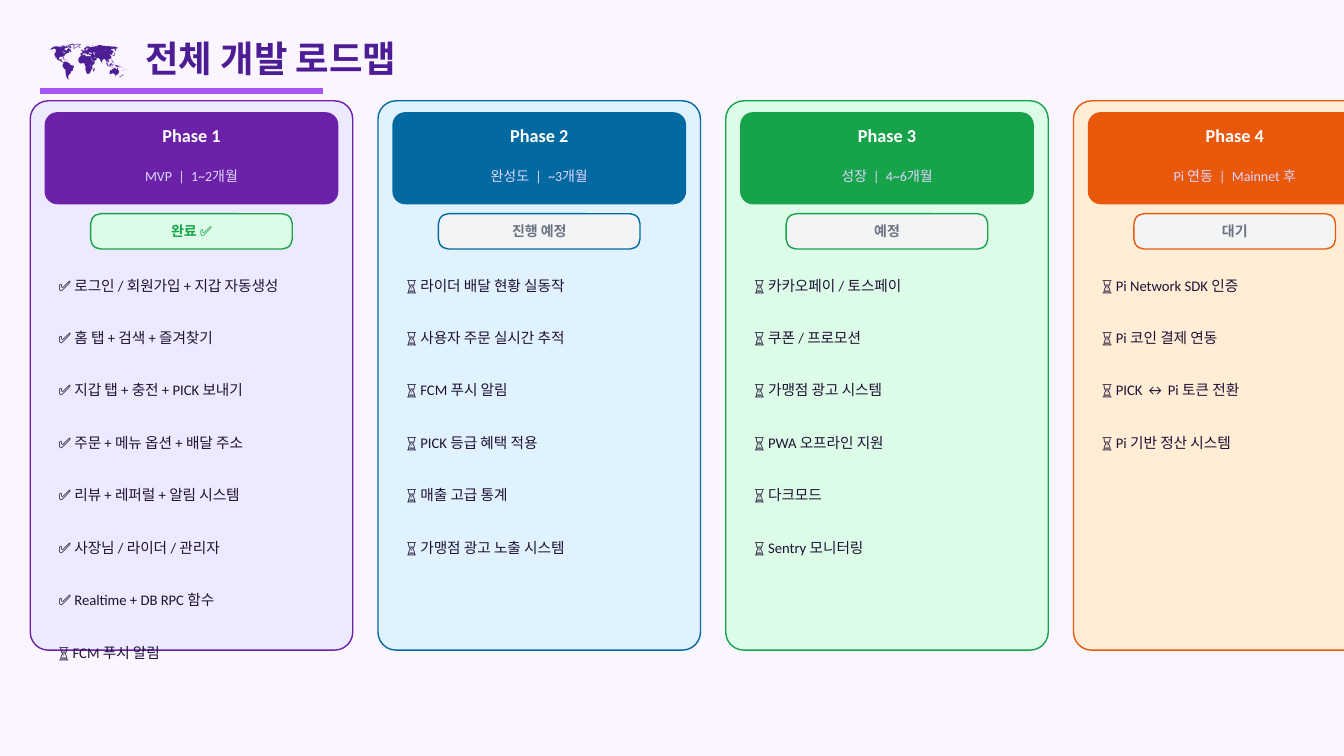
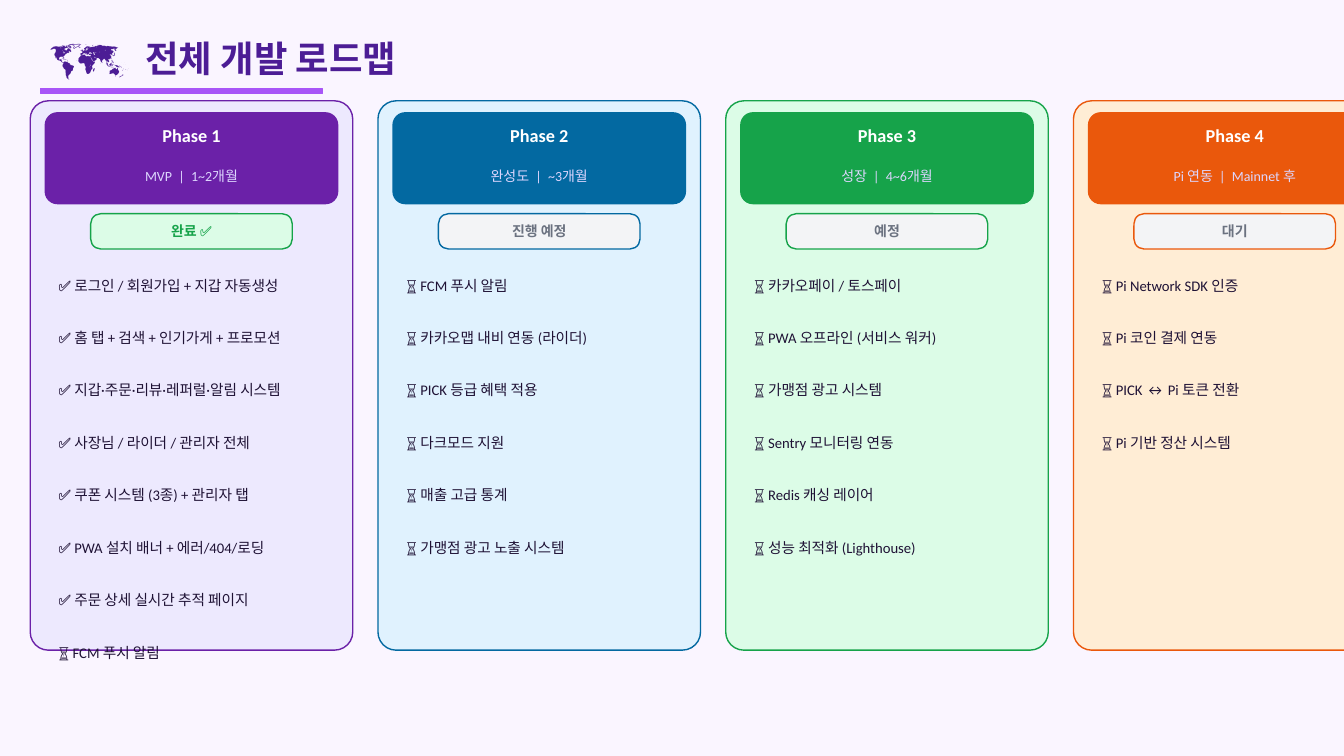
Before and after one commit to skbmh82/PICK-PICK-delivery, a slide deck: slide 10 of PICKPICK_프로젝트현황.pptx (slide 9 before the commit). Drawn at 1344x756 pixels with LibreOffice and Linux fonts; fonts in the diff are those of the drawing. Boxes give left, top, right and bottom in pixels: in the first picture for what was removed or moved away, otherwise in the second. Text is boxed around its words. In the diff, an @@ line names an element or a change of style, - is before the commit and + after.

```diff
--- a/PICKPICK_프로젝트현황.pptx
+++ b/PICKPICK_프로젝트현황.pptx
@@ text "⏳ FCM 푸시 알림": place and size @@
-text "⏳ FCM 푸시 알림" at (420,383,508,396)
+text "⏳ FCM 푸시 알림" at (420,279,508,292)
@@ text removed at (420,279,564,292) @@
-⏳ 라이더 배달 현황 실동작
@@ text at (74,330,281,344): text changed @@
-✅ 홈 탭 + 검색 + 즐겨찾기
+✅ 홈 탭 + 검색 + 인기가게 + 프로모션
@@ text at (420,331,587,345): text changed @@
-⏳ 사용자 주문 실시간 추적
+⏳ 카카오맵 내비 연동 (라이더)
@@ text at (768,331,936,345): text changed @@
-⏳ 쿠폰 / 프로모션
+⏳ PWA 오프라인 (서비스 워커)
@@ text at (74,383,280,396): text changed @@
-✅ 지갑 탭 + 충전 + PICK 보내기
+✅ 지갑·주문·리뷰·레퍼럴·알림 시스템
@@ text "⏳ PICK 등급 혜택 적용": place and size @@
-text "⏳ PICK 등급 혜택 적용" at (420,436,538,449)
+text "⏳ PICK 등급 혜택 적용" at (420,383,538,396)
@@ text at (74,436,250,449): text changed @@
-✅ 주문 + 메뉴 옵션 + 배달 주소
+✅ 사장님 / 라이더 / 관리자 전체
@@ text added at (420,436,504,449), 10.5 pt, text #1F1235 @@
+⏳ 다크모드 지원
@@ text at (768,436,894,451): text changed @@
-⏳ PWA 오프라인 지원
+⏳ Sentry 모니터링 연동
@@ text at (74,488,249,502): text changed @@
-✅ 리뷰 + 레퍼럴 + 알림 시스템
+✅ 쿠폰 시스템 (3종) + 관리자 탭
@@ text at (768,488,873,501): text changed @@
-⏳ 다크모드
+⏳ Redis 캐싱 레이어
@@ text at (74,541,264,554): text changed @@
-✅ 사장님 / 라이더 / 관리자
+✅ PWA 설치 배너 + 에러/404/로딩
@@ text at (768,541,916,556): text changed @@
-⏳ Sentry 모니터링
+⏳ 성능 최적화 (Lighthouse)
@@ text at (74,593,248,606): text changed @@
-✅ Realtime + DB RPC 함수
+✅ 주문 상세 실시간 추적 페이지
```
Also in this commit, not shown: 4 other slides changed, 1 slide added, 1 other file.
